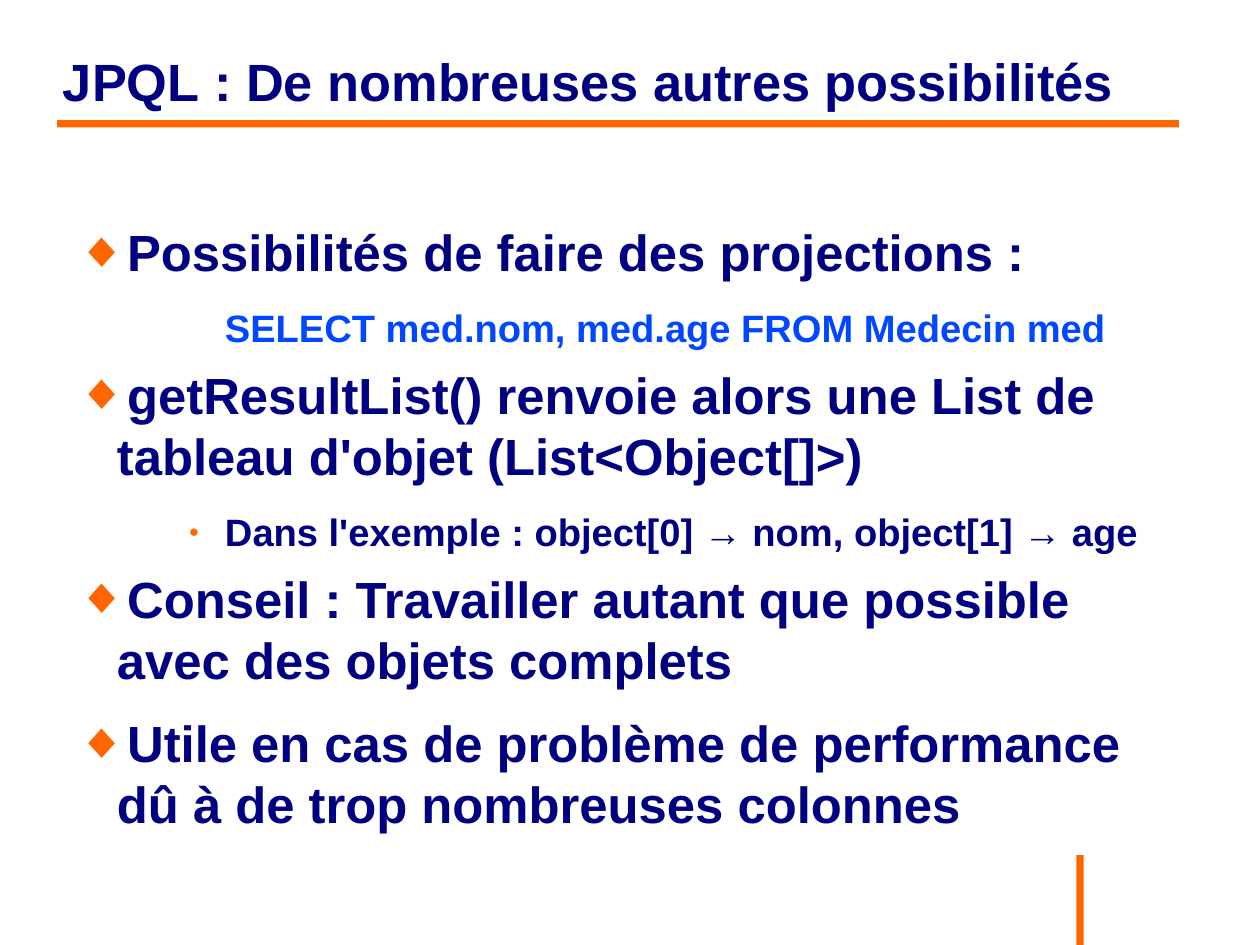
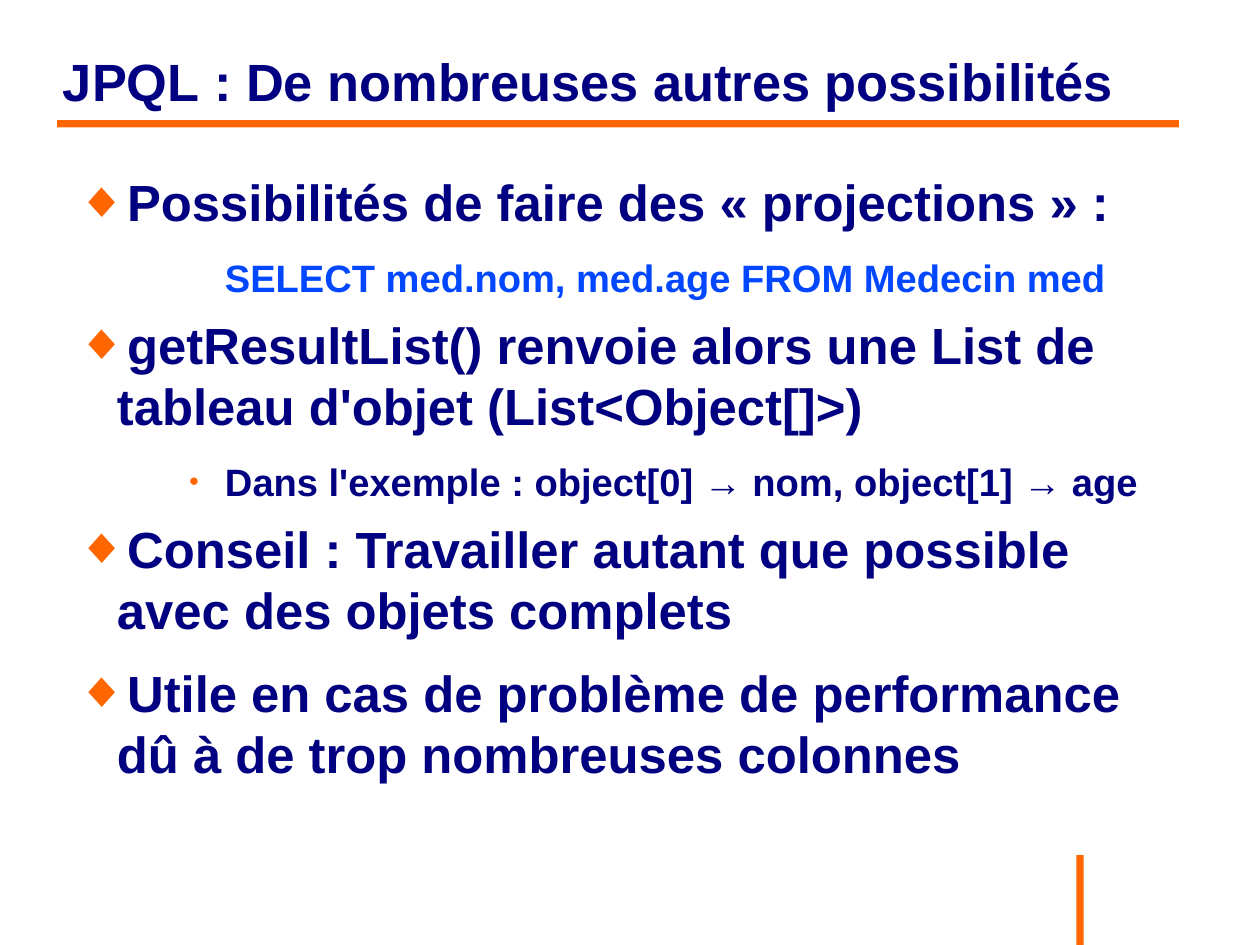
Before and after one commit to philphils/formation-hibernate-basique, a slide deck: slide 136 of Documentation/diapo_formation_hibernate.odp (slide 134 before the commit). Drawn at 1260x945 pixels with LibreOffice and Linux fonts; fonts in the diff are those of the drawing; background and template pictures are left out. Boxes give left, top, right and bottom in pixels: in the first picture for what was removed or moved away, otherwise in the second. Text is boxed around its words. In the diff, an @@ line names an element or a change of style, - is before the commit and + after.

```diff
--- a/Documentation/diapo_formation_hibernate.odp
+++ b/Documentation/diapo_formation_hibernate.odp
@@ text "Possibilités de faire des « ...": place and size @@
-text "Possibilités de faire des « ..." at [117, 233, 1138, 834]
+text "Possibilités de faire des « ..." at [117, 183, 1138, 784]
@@ text at [127, 183, 1036, 232]: text changed @@
-◆ Possibilités de faire des projections :
+◆ Possibilités de faire des « projections » :
```
Also in this commit, not shown: 21 other slides changed, 2 slides added.
